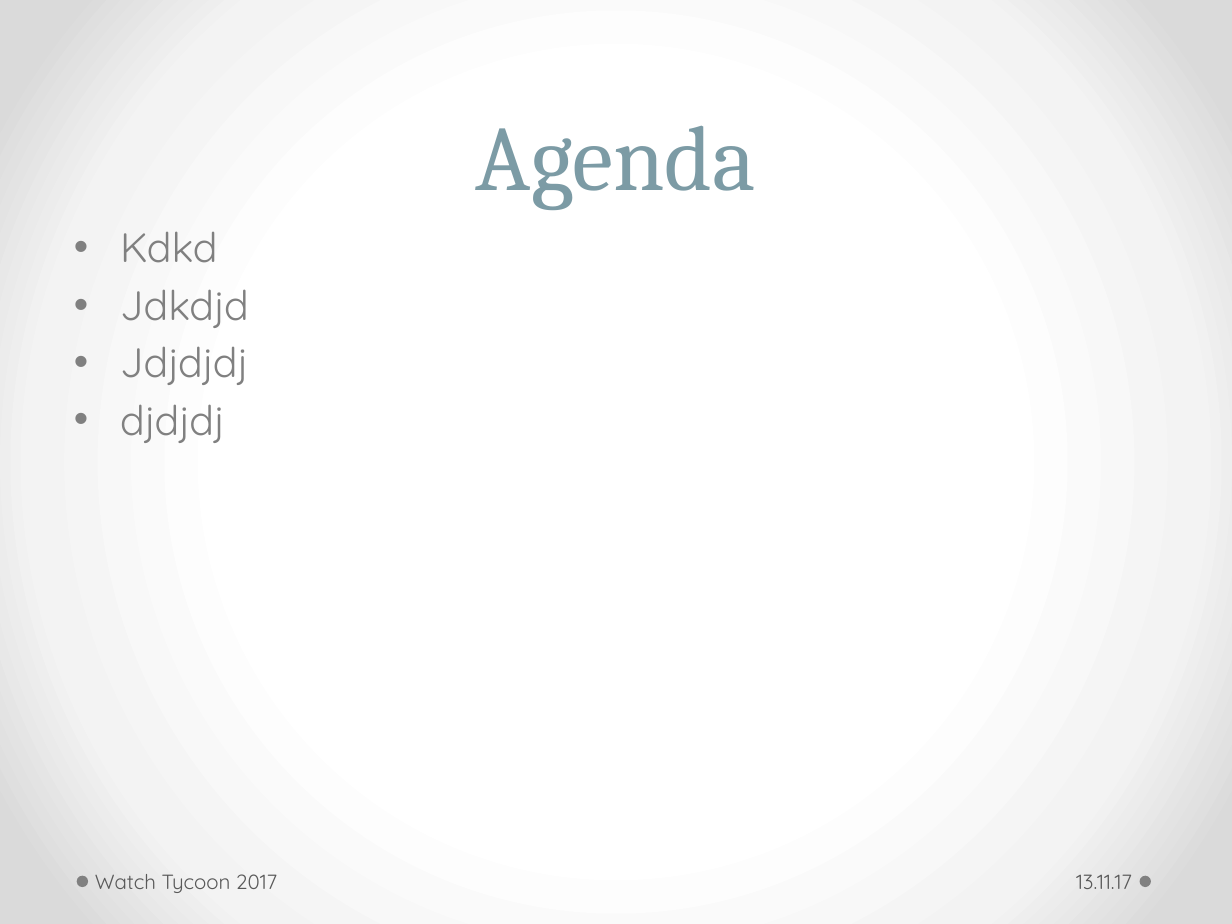
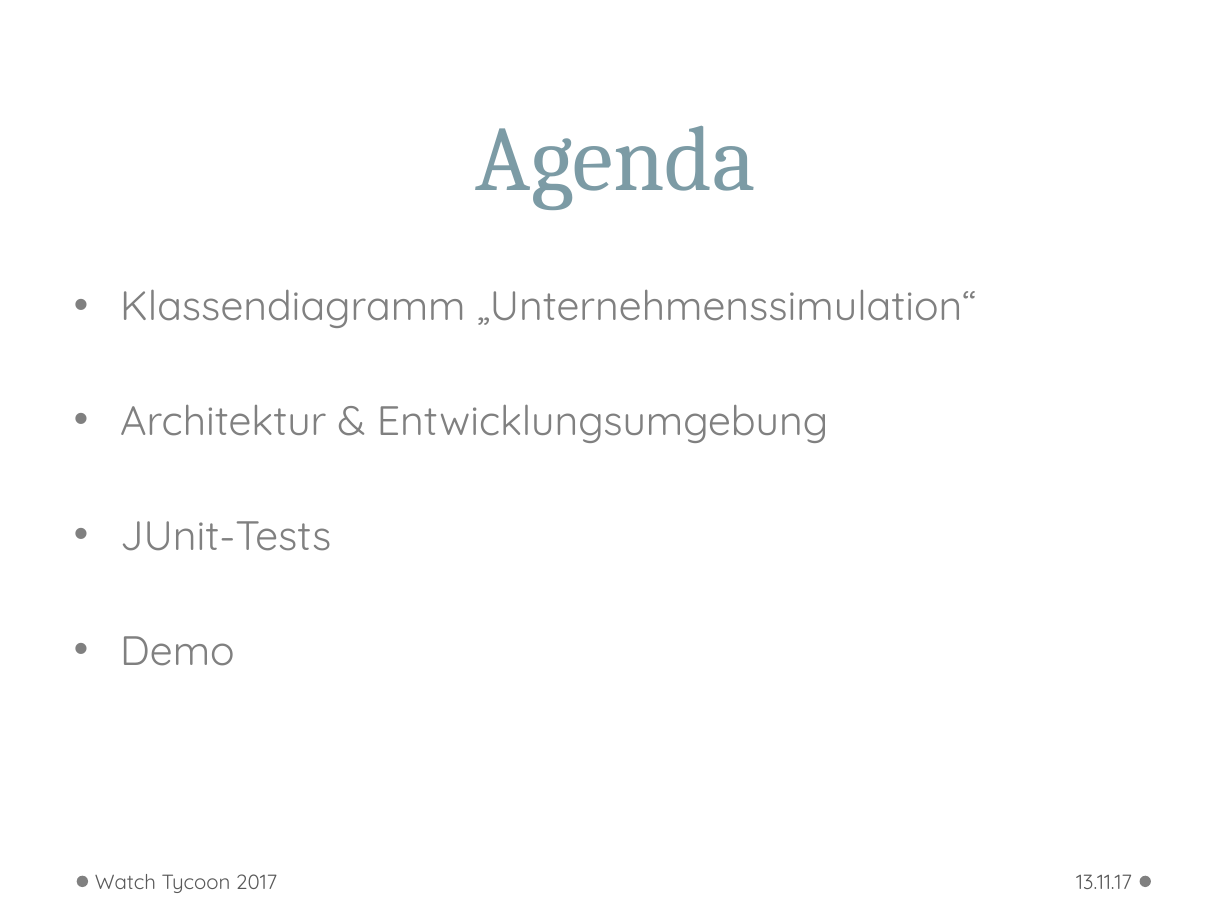
Before and after one commit to WWI16SEAFallstudie/Unternehmenssimulation, a slide deck: slide 2 of doc/fallstudie_präsentation.pptx. Drawn at 1232x924 pixels with LibreOffice and Linux fonts; fonts in the diff are those of the drawing; background and template pictures are left out. Boxes give left, top, right and bottom in pixels: in the first picture for what was removed or moved away, otherwise in the second. Text is boxed around its words. In the diff, an @@ line names an element or a change of style, - is before the commit and + after.

Commit message:
Changes Präsentation

```diff
--- a/doc/fallstudie_präsentation.pptx
+++ b/doc/fallstudie_präsentation.pptx
@@ background gradient #FFFFFF to #F4F4F4 to #DADADA to picture (left out) @@
@@ text at <box>120,289,977,666</box>: text changed @@
-• Kdkd
-• Jdkdjd
-• Jdjdjdj
-• djdjdj
+• Klassendiagramm „Unternehmenssimulation“
+• Architektur & Entwicklungsumgebung
+• JUnit-Tests
+• Demo
```
Also in this commit, not shown: 3 other slides changed, 3 slides added.
